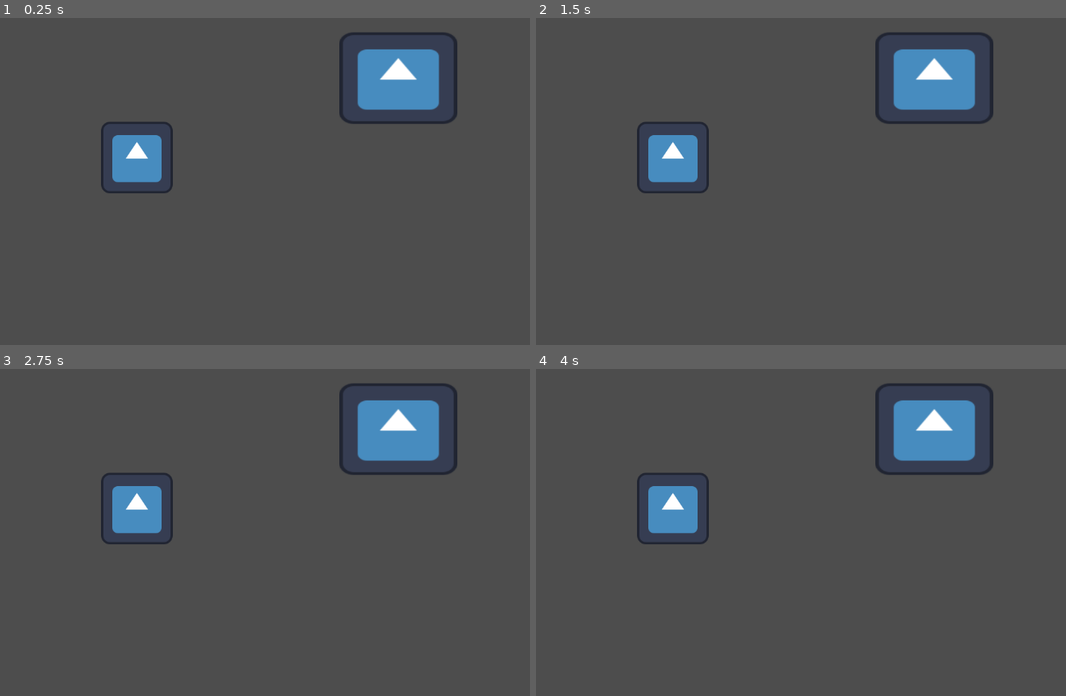
Above: before the commit, frames 1-4 (two rows, left to right).
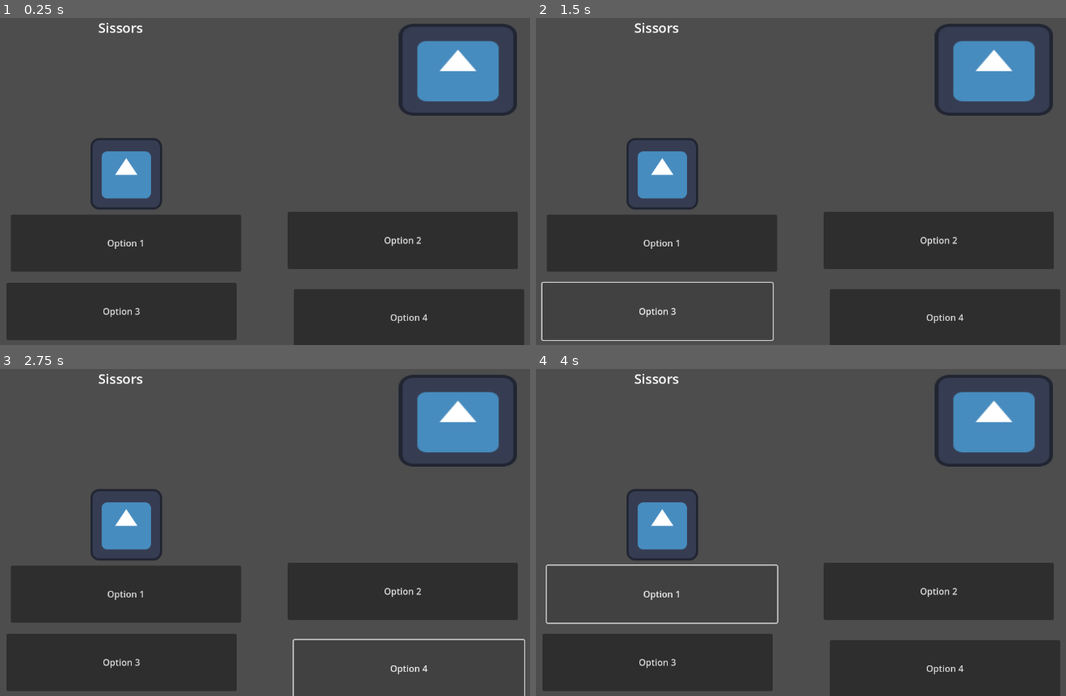
Above: after the commit, the same moments.

Repository: S1lv3rn/GGJ2024
Game: Godot game, scene res://joke_mini_game.tscn
The game is run twice, just before and just after one commit, with the same random seed, the same clock (stepped at 60 frames per second) and the same inputs. The project has no main scene, so this scene is started directly. The engine's default icon, where the game draws it, is replaced by a stand-in: a white triangle on a blue panel in a dark square.
Inputs (mouse positions are in pixels of both pictures, inside the frame that each line leads up to):
- Up to frame 1 (0.25 s): no input
- Up to frame 2 (1.5 s): click (938, 240) at 0.5 s, where only the run after the commit has a clickable "Option 2"; click (657, 312) at 1.25 s, where only the run after the commit has a clickable "Option 3"
- Up to frame 3 (2.75 s): click (408, 669) at 2 s, where only the run after the commit has a clickable "Option 4"
- Up to frame 4 (4 s): click (663, 594) at 2.75 s, where only the run after the commit has a clickable "Option 1"

The runs differ from the first frame. In frame 1, 38% of the frame differs, in the area x 1-99%, y 1-100%; in frame 2, 31%; in frame 3, 31%; in frame 4, 31%.

Commit message:
added buttons

Diff:
--- /dev/null
+++ b/joke_mini_game.gd
@@ -0,0 +1,28 @@
+extends Node2D
+
+# 1 disply the kings talk - randomised
+# 2 display possible answers
+# 3 if button is clicked, disable and check answer
+# 4 show correct response
+# 5 enable butthons and goto 1
+
+
+func _ready():
+	chooseQuestion()
+
+func chooseQuestion():
+	var questionNum = randi_range(1,3)
+
+	if questionNum == 1:
+		%KingsTalk.text = "Rock"
+	elif questionNum == 2:
+		%KingsTalk.text = "Paper"
+	else:
+		%KingsTalk.text = "Sissors"
+
+
+# on button
+
+
+func _on_button_2_pressed():
+	pass # Replace with function body.
--- a/joke_mini_game.tscn
+++ b/joke_mini_game.tscn
@@ -1,14 +1,58 @@
-[gd_scene load_steps=2 format=3 uid="uid://bfhwwygkcs10l"]
+[gd_scene load_steps=4 format=3 uid="uid://bfhwwygkcs10l"]
 
 [ext_resource type="Texture2D" uid="uid://bnmy8k31d3ehd" path="res://icon.svg" id="1_gtstv"]
+[ext_resource type="Script" path="res://joke_mini_game.gd" id="1_t6t56"]
+
+[sub_resource type="LabelSettings" id="LabelSettings_84jxx"]
+font_size = 24
 
 [node name="JokeMiniGame" type="Node2D"]
+script = ExtResource("1_t6t56")
 
 [node name="king" type="Sprite2D" parent="."]
-position = Vector2(768.5, 171)
+position = Vector2(875, 156)
 scale = Vector2(1.64844, 1.28125)
 texture = ExtResource("1_gtstv")
 
 [node name="Jester" type="Sprite2D" parent="."]
-position = Vector2(302, 313)
+position = Vector2(283, 342)
 texture = ExtResource("1_gtstv")
+
+[node name="KingsTalk" type="Label" parent="."]
+unique_name_in_owner = true
+offset_left = 233.0
+offset_top = 64.0
+offset_right = 531.0
+offset_bottom = 153.0
+text = "King's Talk"
+label_settings = SubResource("LabelSettings_84jxx")
+
+[node name="Button2" type="Button" parent="."]
+offset_left = 571.0
+offset_top = 410.0
+offset_right = 982.0
+offset_bottom = 512.0
+text = "Option 2"
+
+[node name="Button3" type="Button" parent="."]
+offset_left = 69.0
+offset_top = 537.0
+offset_right = 480.0
+offset_bottom = 639.0
+text = "Option 3"
+
+[node name="Button4" type="Button" parent="."]
+offset_left = 582.0
+offset_top = 548.0
+offset_right = 993.0
+offset_bottom = 650.0
+text = "Option 4"
+
+[node name="Button5" type="Button" parent="."]
+offset_left = 77.0
+offset_top = 415.0
+offset_right = 488.0
+offset_bottom = 517.0
+text = "Option 1"
+
+[connection signal="pressed" from="Button2" to="." method="_on_button_2_pressed"]
